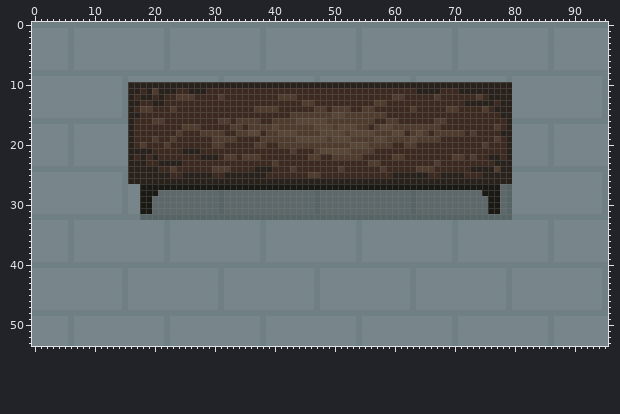
Edited in one commit: pixel-art file (art/table.aseprite). That is the earlier state.
96x54 pixels, 1 frame. Colours within 5 levels of each other are drawn and written as one.
Now the later version:
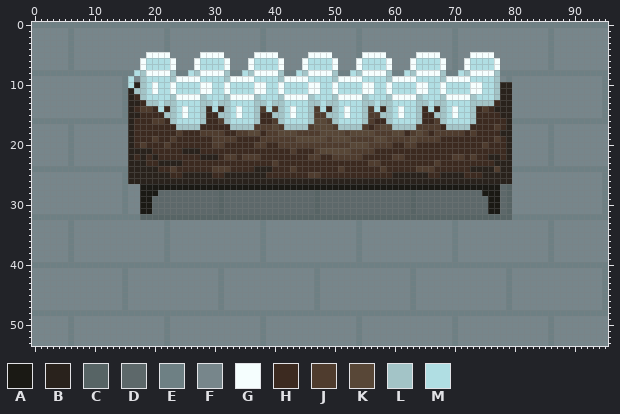
Palette (. is transparent): A #1a1914  B #29221c  C #576465  D #5d686a  E #6e8084  F #77868b  G #f5fefe  H #3c2a20  J #4f3c2e  K #584737  L #a3c4c7  M #b0dee3
Commit message: Better positioning of beer glasses on the table
From old to new:
layer "shoppenid 1. rida" added
layer "shoppenid 2. rida" added
Layers "shoppenid 2. rida", "shoppenid 1. rida":
y 5: x 19..22 FFFE -> GGGG; x 28..31 FFFF -> GGGG; x 37..40 FEFF -> GGGG; x 46..49 FFFF -> GGGG; x 55..58 FFFF -> GGGG; x 64..67 FFFF -> GGGG; x 73..76 FFFF -> GGGG
y 6..7: x 18..23 FFFFEF -> GMMMMG; x 27..32 FFFFFF -> GMMMMG; x 36..41 FFEFFF -> GMMMMG; x 45..50 FFFFFF -> GMMMMG; x 54..59 EFFFFF -> GMMMMG; x 63..68 FFFFFF -> GMMMMG; x 72..77 FFFFFF -> GMMMMG
y 8: x 17..23 EEEEEEE -> MLGGGGL; x 26..32 EEEEEEE -> MLGGGGL; x 35..41 EEEEEEE -> MLGGGGL; x 44..50 EEEEEEE -> MLGGGGL; x 53..59 EEEEEEE -> MLGGGGL; x 62..68 EEEEEEE -> MLGGGGL; x 71..77 EEEEEEE -> MLGGGGL
y 9: x 16 F -> M; x 18..77 FFFFFFFFFFFFFEFFFFFFFFFFFFFFFEFFFFFFFFFFFFFFFEFFFFFFFFFFFFFF -> LMMMMLGGGGMMMMLGGGGMMMMLGGGGMMMMLGGGGMMMMLGGGGMMMMLGGGGMMMML
y 10: x 16 B -> M; x 18..77 BBBBBBBBBBBBBBBBBBBBBBBBBBBBBBBBBBBBBBBBBBBBBBBBBBBBBBBBBBBB -> LMGMMGMMMMGGMMGMMMMGGMMGMMMMGGMMGMMMMGGMMGMMMMGGMMGMMMMGGMML
y 11: x 17..77 BHBJBBBHHBBBHHHHHHHHHHHHHHHHHHHHHHHHHHHHHHHHHHHBBBBHHHBBBBBBB -> LLMGMMGMMMMGGMMGMMMMGGMMGMMMMGGMMGMMMMGGMMGMMMMGGMMGMMMMGGMML
y 12: x 18..77 BBHBHHJJJHHHHJHHHHHHHHHJJJHHHHHHHHHHHHHHHHJJHHHHHJHHHHHHJHBB -> LMMMMLGGGGLMMMLGGGGLMMMLGGGGLMMMLGGGGLMMMLGGGGLMMMLGGGGLMMML
y 13: x 19..76 HBBHHHHHHHHHHHHHHHHHHHHHHHJJHHHHHHHHHHJJHHHHHHHHHHHHHBBBBB -> LLMLLMMMMLLMLLMMMMLLMLLMMMMLLMLLMMMMLLMLLMMMMLLMLLMMMMLLLL
y 14: x 21 H -> M; x 23..28 JHHHHH -> LMGMML; x 30 H -> M; x 32..37 HHHHHJ -> LMGMML; x 39 J -> M; x 41..46 HHHHHH -> LMGMML; x 48 J -> M; x 50..55 JJJHHJ -> LMGMML; x 57 H -> M; x 59..64 HHHHJH -> LMGMML; x 66 H -> M; x 68..73 HJJHHH -> LMGMML
y 15: x 22..28 HHHHHHH -> LLMGMML; x 31..37 HHHHHHH -> LLMGMML; x 40..46 HHHJJJJ -> LLMGMML; x 49..55 JKKJJJJ -> LLMGMML; x 58..64 JHHHHHH -> LLMGMML; x 67..73 HHHHHHH -> LLMGMML
y 16: x 23..28 HHHHHH -> LMMMML; x 32..37 JHJJJJ -> LMMMML; x 41..46 JJJKKK -> LMMMML; x 50..55 JJJJJJ -> LMMMML; x 59..64 JJHHHH -> LMMMML; x 68..73 JHHHHH -> LMMMML
y 17: x 24..27 HJJJ -> LLLL; x 33..36 JJHJ -> LLLL; x 42..45 JJJJ -> LLLL; x 51..54 KKKJ -> LLLL; x 60..63 JJJJ -> LLLL; x 69..72 HHHH -> LLLL
Pixel boxes of the changes (left, top, right, bottom) in both pictures:
changed: (128, 52, 500, 130)
